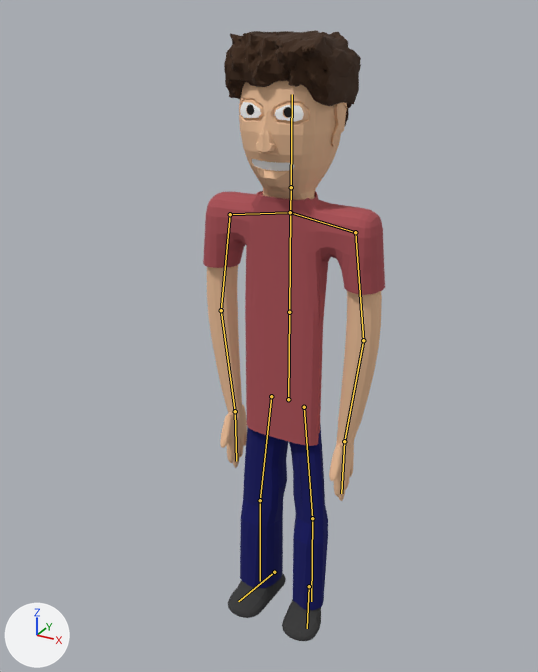
A saved change to the FBX model Assets/game_guy_2.fbx.
Camera for both pictures: a 50 mm camera at (6.78, -13.25, 14.05) aimed at (-0.19, -0.58, 7.71). The axes (+X, +Y, +Z) are drawn at lower left. The lights are the same throughout. The picture after the commit comes second. The bones that change, and the others that lie on the model, are drawn over the model as lines.

Objects in the first picture: 'Guy', 'Pants', 'Shirt', 'Shoes'.
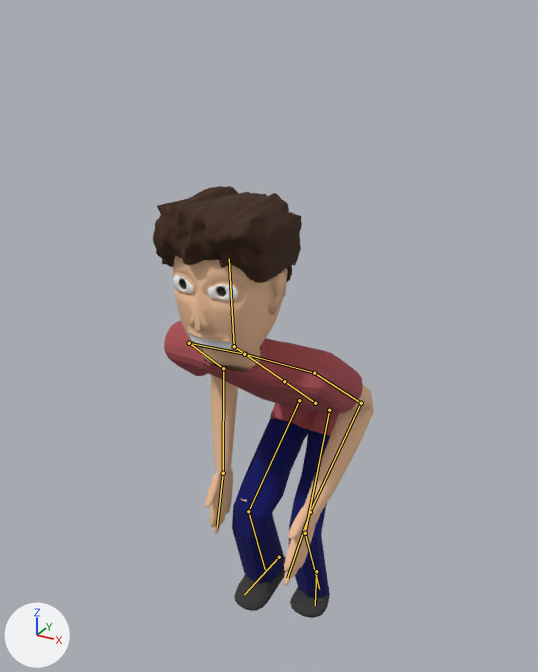
The newer file adds an action. The first version stands in its rest pose; the second is drawn at frame 21 of the action 'Armature|Player_Jump'.

Where the change shows, as pixel boxes [x1, y1, x2, y2] in the pictures (538 x 672 px):
```json
{"object": "Guy", "change": "posed", "before": [207, 30, 382, 501], "after": [153, 186, 374, 586]}
{"object": "Shirt", "change": "posed", "before": [203, 191, 385, 446], "after": [164, 321, 363, 436], "on screen": "9% wider, 55% shorter"}
{"object": "Pants", "change": "posed", "before": [240, 425, 328, 610], "after": [232, 418, 330, 598]}
{"object": "Shoes", "change": "posed", "before": [228, 574, 321, 641], "after": [234, 557, 329, 618]}
{"bone": "Bone", "before": "(288, 399) to (289, 312)", "after": "(315, 403) to (284, 381)"}
{"bone": "Bone.003", "before": "(291, 187) to (292, 94)", "after": "(234, 346) to (229, 258)"}
{"bone": "Bone.006.R", "before": "(363, 340) to (344, 441)", "after": "(361, 403) to (310, 512)"}
{"bone": "Bone.006.R.001", "before": "(221, 310) to (235, 411)", "after": "(223, 368) to (223, 473)"}
{"bone": "Thigh_L", "before": "(304, 407) to (312, 518)", "after": "(329, 410) to (305, 533)"}
{"bone": "Bone.005.R.002", "before": "(312, 518) to (311, 601)", "after": "(305, 533) to (319, 589)"}
{"bone": "Bone.006.R.002", "before": "(309, 586) to (307, 628)", "after": "(316, 571) to (315, 605)"}
{"bone": "Thigh_R", "before": "(271, 396) to (260, 500)", "after": "(299, 400) to (248, 511)"}
{"bone": "Bone.005.L.002", "before": "(260, 500) to (260, 581)", "after": "(248, 511) to (265, 569)"}
{"bone": "Bone.006.L.002", "before": "(274, 572) to (238, 601)", "after": "(279, 557) to (244, 594)"}
```

Edits to the scene script, one JSON object a line:
```json
{"block": "bone_bone", "where": "bone_bone = bpy.data.objects['Armature'].pose.bones['Bone']"}
{"op": "set", "path": "bone_bone.location", "old": "(0.0, 0.0, 0.0)", "new": "(-1.47, -0.8, 0.0)"}
{"op": "set", "path": "bone_bone.rotation_quaternion", "old": "(1.0, 0.0, 0.0, 0.0)", "new": "(0.902, 0.0, 0.0, -0.431)", "note": "degrees (0, 0, 0) -> degrees (0, 0, -51)"}
{"block": "bone_bone_003", "where": "bone_bone_003 = bpy.data.objects['Armature'].pose.bones['Bone.003']  # child of 'Bone.002'"}
{"op": "set", "path": "bone_bone_003.rotation_quaternion", "old": "(1.0, 0.0, 0.0, 0.0)", "new": "(0.916, 0.0, 0.0, 0.402)", "note": "degrees (0, 0, 0) -> degrees (0, 0, 47)"}
{"block": "bone_bone_006_r", "where": "bone_bone_006_r = bpy.data.objects['Armature'].pose.bones['Bone.006.R']  # child of 'Bone.005.R'"}
{"op": "set", "path": "bone_bone_006_r.rotation_quaternion", "old": "(1.0, 0.0, 0.0, 0.0)", "new": "(0.676, 0.0, 0.091, -0.731)", "note": "degrees (0, 0, 0) -> degrees (-8, 7, -95)"}
{"block": "bone_bone_006_r_001", "where": "bone_bone_006_r_001 = bpy.data.objects['Armature'].pose.bones['Bone.006.R.001']  # child of 'Bone.005.R.001'"}
{"op": "set", "path": "bone_bone_006_r_001.rotation_quaternion", "old": "(1.0, 0.0, 0.0, 0.0)", "new": "(0.84, 0.0, -0.067, -0.539)", "note": "degrees (0, 0, 0) -> degrees (4, -6, -66)"}
{"block": "bone_thigh_l", "where": "bone_thigh_l = bpy.data.objects['Armature'].pose.bones['Thigh_L']"}
{"op": "set", "path": "bone_thigh_l.location", "old": "(0.0, 0.0, 0.0)", "new": "(-1.46, 0.79, -0.08)"}
{"op": "set", "path": "bone_thigh_l.rotation_quaternion", "old": "(1.0, 0.0, 0.0, 0.0)", "new": "(0.943, 0.0, -0.033, -0.33)", "note": "degrees (0, 0, 0) -> degrees (1, -4, -39)"}
{"block": "bone_bone_005_r_002", "where": "bone_bone_005_r_002 = bpy.data.objects['Armature'].pose.bones['Bone.005.R.002']  # child of 'Thigh_L'"}
{"op": "set", "path": "bone_bone_005_r_002.rotation_quaternion", "old": "(1.0, 0.0, 0.0, 0.0)", "new": "(0.871, 0.0, 0.004, 0.49)", "note": "degrees (0, 0, 0) -> degrees (0, 0, 59)"}
{"block": "bone_bone_006_r_002", "where": "bone_bone_006_r_002 = bpy.data.objects['Armature'].pose.bones['Bone.006.R.002']  # child of 'Bone.005.R.002'"}
{"op": "set", "path": "bone_bone_006_r_002.rotation_quaternion", "old": "(1.0, 0.0, 0.0, 0.0)", "new": "(0.968, 0.008, -0.102, 0.229)", "note": "degrees (0, 0, 0) -> degrees (-2, -12, 27)"}
{"block": "bone_thigh_r", "where": "bone_thigh_r = bpy.data.objects['Armature'].pose.bones['Thigh_R']"}
{"op": "set", "path": "bone_thigh_r.location", "old": "(0.0, 0.0, 0.0)", "new": "(-1.48, 0.77, 0.07)"}
{"op": "set", "path": "bone_thigh_r.rotation_quaternion", "old": "(1.0, 0.0, 0.0, 0.0)", "new": "(0.931, 0.0, 0.036, -0.362)", "note": "degrees (0, 0, 0) -> degrees (-2, 4, -43)"}
{"block": "bone_bone_005_l_002", "where": "bone_bone_005_l_002 = bpy.data.objects['Armature'].pose.bones['Bone.005.L.002']  # child of 'Thigh_R'"}
{"op": "set", "path": "bone_bone_005_l_002.rotation_quaternion", "old": "(1.0, 0.0, 0.0, 0.0)", "new": "(0.86, -0.001, -0.005, 0.511)", "note": "degrees (0, 0, 0) -> degrees (0, 0, 61)"}
{"block": "bone_bone_006_l_002", "where": "bone_bone_006_l_002 = bpy.data.objects['Armature'].pose.bones['Bone.006.L.002']  # child of 'Bone.005.L.002'"}
{"op": "set", "path": "bone_bone_006_l_002.rotation_quaternion", "old": "(1.0, 0.0, 0.0, 0.0)", "new": "(1.0, -0.017, 0.007, -0.024)", "note": "degrees (0, 0, 0) -> degrees (-2, 1, -3)"}
```
